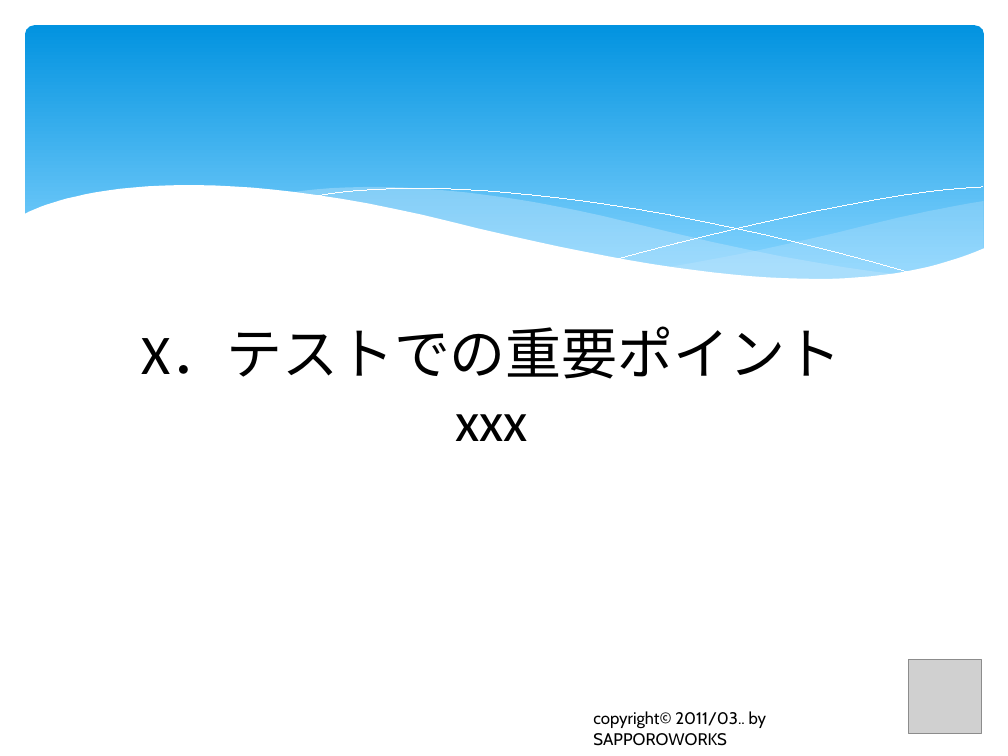
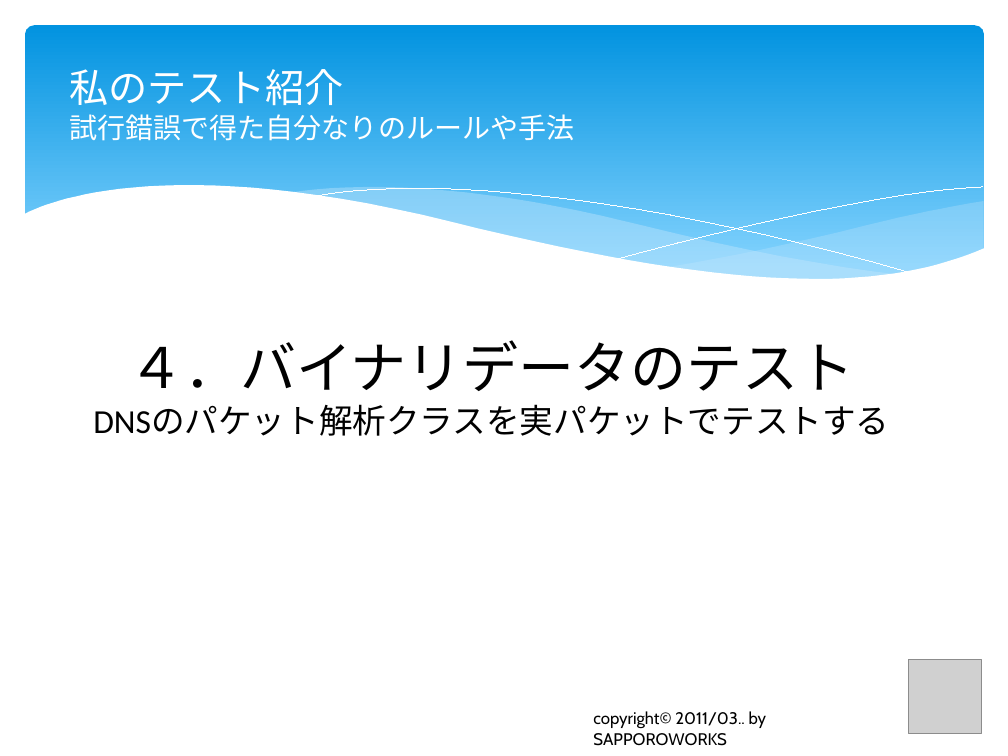
Before and after one commit to furuya02/clrh78, a slide deck: slide 58 of C# から Java へのプログラム移植で体験したTDDの効果は？.pptx (slide 71 before the commit). Drawn at 1008x756 pixels with LibreOffice and Linux fonts; fonts in the diff are those of the drawing; grey boxes stand for pictures. Boxes give left, top, right and bottom in pixels: in the first picture for what was removed or moved away, otherwise in the second. Text is boxed around its words. In the diff, an @@ line names an element or a change of style, - is before the commit and + after.

```diff
--- a/C# から Java へのプログラム移植で体験したTDDの効果は？.pptx
+++ b/C# から Java へのプログラム移植で体験したTDDの効果は？.pptx
@@ text added at (70,69,575,141), 20 pt, text #FFFFFF @@
+私のテスト紹介
+試行錯誤で得た自分なりのルールや手法
@@ title at (93,340,889,436): text changed; size 40 to 24 pt @@
-X．テストでの重要ポイント
-xxx
+４．バイナリデータのテスト
+DNSのパケット解析クラスを実パケットでテストする
```
Also in this commit, not shown: 17 other slides changed, 13 slides added, 3 slides removed.
